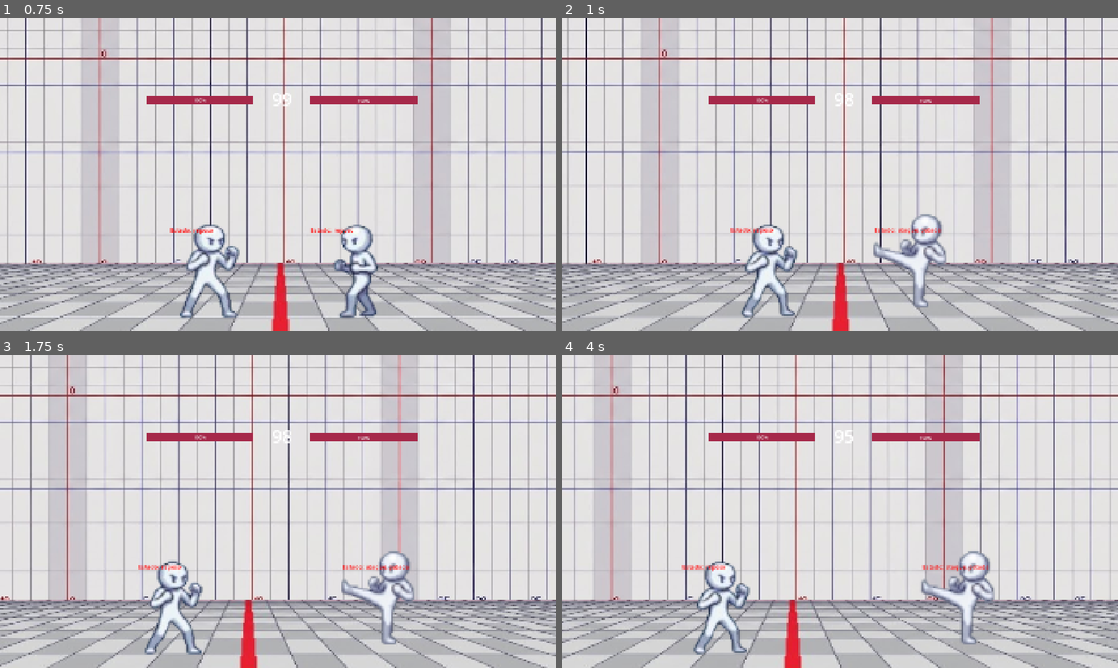
Above: before the commit, frames 1-4 (two rows, left to right).
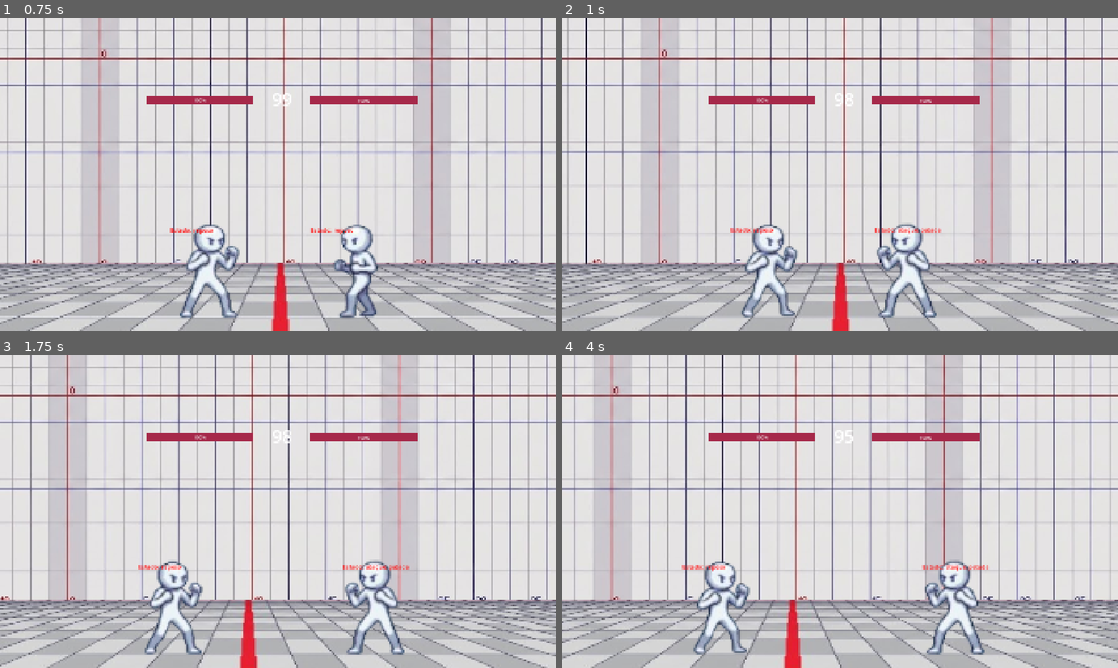
Above: after the commit, the same moments.

Repository: Sergio-Rojas27/GNDU
Game: Godot game, scene res://escenario_(prueba).tscn
Same seed, same stepped clock (60 frames per second), same inputs: the game is played once before the commit and once after it.
Inputs:
- Up to frame 1 (0.75 s): tap Enter (ui_accept) at 0.5 s; hold Right (ui_right) from 0.53 s (still down)
- Up to frame 2 (1 s): keep holding Right (ui_right); tap Enter (ui_accept) at 0.77 s
- Up to frame 3 (1.75 s): keep holding Right (ui_right); tap Enter (ui_accept) at 1.52 s
- Up to frame 4 (4 s): release Right (ui_right) at 2.03 s; hold Left (ui_left) 2.03-2.78 s; hold Right (ui_right) from 2.78 s (still down); tap Enter (ui_accept) at 3.02, 3.77 s

Frame 1 is identical in both runs. In frame 2, 1.8% of the frame differs, in the area x 56-70%, y 62-96%; in frame 3, 1.9%; in frame 4, 1.9%, in the area x 64-78%, y 62-96%.

Commit message:
Asignación de hitboxes por ataques y logica de alcance

Diff:
--- a/nucleo3_combate/escenario_(prueba).tscn
+++ b/nucleo3_combate/escenario_(prueba).tscn
@@ -117,6 +117,7 @@
 
 [node name="Jugador2" parent="." unique_id=1991135801 node_paths=PackedStringArray("rival") instance=ExtResource("1_n823b")]
 position = Vector2(1119, 915)
+player_id = 2
 rival = NodePath("../Jugador")
 accion_izquierda = &"p2_izquierda"
 accion_derecha = &"p2_derecha"
--- a/nucleo3_combate/jugador(porsia).gd
+++ b/nucleo3_combate/jugador(porsia).gd
@@ -21,9 +21,20 @@
 @export var accion_agarre: StringName = "ui_page_down"
 
 @onready var sprite: AnimatedSprite2D = $AnimatedSprite2D
-@onready var hurtbox: Area2D = $Hurtbox
-@onready var hitbox: Area2D = $Hitbox
-@onready var hitbox_collision: CollisionShape2D = $Hitbox/HitboxArea
+
+# Hurtboxes segmentadas (Estandar y Baja)
+@onready var hurtbox_estandar: Area2D = $"Hurtbox-Estandar"
+@onready var hurtbox_estandar_collision: CollisionShape2D = $"Hurtbox-Estandar/HurtboxArea"
+@onready var hurtbox_baja: Area2D = $"Hurtbox-Baja"
+@onready var hurtbox_baja_collision: CollisionShape2D = $"Hurtbox-Baja/HurtboxArea-Baja"
+
+# Hitboxes segmentadas (Alta, Media y Baja)
+@onready var hitbox_alta: Area2D = $"Hitbox-Alta"
+@onready var hitbox_alta_collision: CollisionShape2D = $"Hitbox-Alta/HitboxArea"
+@onready var hitbox_media: Area2D = $"Hitbox-Media"
+@onready var hitbox_media_collision: CollisionShape2D = $"Hitbox-Media/HitboxArea"
+@onready var hitbox_baja: Area2D = $"Hitbox-Baja"
+@onready var hitbox_baja_collision: CollisionShape2D = $"Hitbox-Baja/HitboxArea"
 
 var estado_actual: String = "reposo"
 var current_hp: int = 100
@@ -40,8 +51,13 @@
 
 func _ready() -> void:
 	current_hp = max_hp
-	if hitbox_collision: hitbox_collision.disabled = true
-	if hitbox: hitbox.area_entered.connect(_on_hitbox_area_entered)
+	desactivar_todas_hitboxes()
+	_actualizar_hurtbox()
+
+	if hitbox_alta: hitbox_alta.area_entered.connect(_on_hitbox_area_entered)
+	if hitbox_media: hitbox_media.area_entered.connect(_on_hitbox_area_entered)
+	if hitbox_baja: hitbox_baja.area_entered.connect(_on_hitbox_area_entered)
+
 	if sprite:
 		sprite.frame_changed.connect(_on_sprite_frame_changed)
 		sprite.animation_finished.connect(_on_sprite_animation_finished)
@@ -50,6 +66,28 @@
 	add_child(depurador_label)
 	depurador_label.position = Vector2(-100, -120)
 	depurador_label.add_theme_color_override("font_color", Color(1, 0, 0))
+
+func desactivar_todas_hitboxes() -> void:
+	if hitbox_alta_collision: hitbox_alta_collision.disabled = true
+	if hitbox_media_collision: hitbox_media_collision.disabled = true
+	if hitbox_baja_collision: hitbox_baja_collision.disabled = true
+
+func activar_hitbox(altura: String) -> void:
+	desactivar_todas_hitboxes()
+	match altura:
+		"ALTO":
+			if hitbox_alta_collision: hitbox_alta_collision.disabled = false
+		"MEDIO":
+			if hitbox_media_collision: hitbox_media_collision.disabled = false
+		"BAJO":
+			if hitbox_baja_collision: hitbox_baja_collision.disabled = false
+
+func _actualizar_hurtbox() -> void:
+	var esta_agachado = estado_actual in ["agachado", "bloqueo_bajo", "ataque_punio_abajo", "ataque_patada_abajo"]
+	if hurtbox_estandar_collision:
+		hurtbox_estandar_collision.disabled = esta_agachado
+	if hurtbox_baja_collision:
+		hurtbox_baja_collision.disabled = not esta_agachado
 
 func _simular_entrada_nucleo2() -> void:
 	input_nucleo2["move_x"] = Input.get_axis(accion_izquierda, accion_derecha)
@@ -67,36 +105,25 @@
 
 func _physics_process(delta: float) -> void:
 	_simular_entrada_nucleo2()
+	_actualizar_hurtbox()
 
 	if depurador_label:
 		depurador_label.text = "Estado: " + estado_actual
 
-# 1. Mirada Fija al Rival (Independiente y robusta)
+	# 1. Mirada Fija al Rival (Independiente y robusta)
 	var mirando_derecha: bool = true
 
 	if rival:
-		# Si soy el P1, miro a la derecha si mi X es menor que la del rival.
-		# Si soy el P2, la lógica se invierte de manera natural.
-		if player_id == 1:
-			mirando_derecha = global_position.x < rival.global_position.x
-		else:
-			mirando_derecha = global_position.x < rival.global_position.x
+		mirando_derecha = global_position.x < rival.global_position.x
 	else:
 		mirando_derecha = (player_id == 1)
 
 	if estado_actual not in ["dano", "derrota", "agarrado", "lanzado"]:
-		# Si es Jugador 1: flip_h es false cuando mira a la derecha (sprite original).
-		# Si es Jugador 2: si los sprites nativos miran por defecto a la derecha,
-		# debemos invertir el comportamiento para que se careen correctamente.
-		if player_id == 1:
-			sprite.flip_h = not mirando_derecha
-			if hitbox:
-				hitbox.scale.x = 1 if mirando_derecha else -1
-		else:
-			# Para el Jugador 2 invertimos la lógica del sprite para que apunte al P1
-			sprite.flip_h = mirando_derecha
-			if hitbox:
-				hitbox.scale.x = -1 if mirando_derecha else 1
+		sprite.flip_h = not mirando_derecha
+		var dir_x = 1.0 if mirando_derecha else -1.0
+		if hitbox_alta: hitbox_alta.scale.x = dir_x
+		if hitbox_media: hitbox_media.scale.x = dir_x
+		if hitbox_baja: hitbox_baja.scale.x = dir_x
 	# 2. ESTADOS RESTRICTIVOS
 	if estado_actual == "agarrado":
 		return
@@ -188,14 +215,16 @@
 	if is_on_floor():
 		if estado_actual.begins_with("salto_") or estado_actual.begins_with("ataque_aire_"):
 			estado_actual = "reposo"
-			if hitbox_collision: hitbox_collision.disabled = true
+			desactivar_todas_hitboxes()
 
 		if input_nucleo2["grab"]:
 			velocity.x = 0
 			estado_actual = "intentar_agarre"
 			actualizar_animacion("Agarre")
+			desactivar_todas_hitboxes()
 		elif input_nucleo2["block"]:
 			velocity.x = 0
+			desactivar_todas_hitboxes()
 			if input_nucleo2["move_y"] == -1:
 				estado_actual = "bloqueo_bajo"
 				actualizar_animacion("Bloqueo_Bajo")
@@ -207,29 +236,37 @@
 			if input_nucleo2["punch"]:
 				estado_actual = "ataque_punio_abajo"
 				actualizar_animacion("Punio_Abajo")
+				desactivar_todas_hitboxes()
 			elif input_nucleo2["kick"]:
 				estado_actual = "ataque_patada_abajo"
 				actualizar_animacion("Patada_Abajo")
+				activar_hitbox("BAJO")
 			else:
 				estado_actual = "agachado"
 				actualizar_animacion("Agachado")
+				desactivar_todas_hitboxes()
 		elif input_nucleo2["punch"]:
 			velocity.x = 0
 			if input_nucleo2["move_y"] == 1:
 				estado_actual = "ataque_punio_arriba"
 				actualizar_animacion("Punio_Arriba")
+				desactivar_todas_hitboxes()
 			else:
 				estado_actual = "ataque_golpe"
 				actualizar_animacion("Golpear")
+				desactivar_todas_hitboxes()
 		elif input_nucleo2["kick"]:
 			velocity.x = 0
 			if input_nucleo2["move_y"] == 1:
 				estado_actual = "ataque_patada_arriba"
 				actualizar_animacion("Patada_Arriba")
+				desactivar_todas_hitboxes()
 			else:
 				estado_actual = "ataque_patada"
 				actualizar_animacion("Patada")
+				activar_hitbox("MEDIO")
 		elif input_nucleo2["salto"]:
+			desactivar_todas_hitboxes()
 			velocity.y = JUMP_VELOCITY
 			var direction = input_nucleo2["move_x"]
 			if direction == 0:
@@ -252,6 +289,7 @@
 			if direction != 0:
 				velocity.x = direction * SPEED
 				estado_actual = "caminar"
+				desactivar_todas_hitboxes()
 
 				var moviendo_hacia_rival = false
 				if rival:
@@ -266,6 +304,7 @@
 				velocity.x = move_toward(velocity.x, 0, SPEED)
 				estado_actual = "reposo"
 				actualizar_animacion("Reposo")
+				desactivar_todas_hitboxes()
 	else:
 		# LÓGICA EN EL AIRE
 		velocity += get_gravity() * delta
@@ -273,9 +312,11 @@
 			if input_nucleo2["punch"]:
 				estado_actual = "ataque_aire_punio"
 				actualizar_animacion("Punio_Aire")
+				activar_hitbox("MEDIO")
 			elif input_nucleo2["kick"]:
 				estado_actual = "ataque_aire_patada"
 				actualizar_animacion("Patada_Aire")
+				desactivar_todas_hitboxes()
 
 	# PUSHBOX INTELIGENTE (Anti-Caminar en la cabeza)
 	if rival:
@@ -305,34 +346,35 @@
 
 # --- ANIMACIONES Y FOTOGRAMAS ---
 func actualizar_animacion(nombre_anim: String) -> void:
-	if sprite and sprite.animation != nombre_anim:
-		sprite.play(nombre_anim)
+	if sprite:
+		if sprite.animation != nombre_anim or not sprite.is_playing():
+			sprite.play(nombre_anim)
 
 func _on_sprite_frame_changed() -> void:
-	if hitbox_collision:
-		# Activar hitbox solo en el frame 1 (cambia el 1 si el impacto en tu dibujo es en otro fotograma)
-		if estado_actual == "ataque_golpe" and sprite.animation == "Golpear":
-			hitbox_collision.disabled = (sprite.frame != 1)
-		elif estado_actual == "ataque_patada" and sprite.animation == "Patada":
-			hitbox_collision.disabled = (sprite.frame != 1)
-		elif estado_actual == "ataque_punio_arriba" and sprite.animation == "Punio_Arriba":
-			hitbox_collision.disabled = (sprite.frame != 1)
-		elif estado_actual == "ataque_punio_abajo" and sprite.animation == "Punio_Abajo":
-			hitbox_collision.disabled = (sprite.frame != 1)
-		elif estado_actual == "ataque_patada_abajo" and sprite.animation == "Patada_Abajo":
-			hitbox_collision.disabled = (sprite.frame != 1)
-		elif estado_actual == "ataque_patada_arriba" and sprite.animation == "Patada_Arriba":
-			hitbox_collision.disabled = (sprite.frame != 1)
-		elif estado_actual == "ataque_aire_punio" and sprite.animation == "Punio_Aire":
-			hitbox_collision.disabled = (sprite.frame != 1)
-		elif estado_actual == "ataque_aire_patada" and sprite.animation == "Patada_Aire":
-			hitbox_collision.disabled = (sprite.frame != 1)
-		elif estado_actual == "intentar_agarre" and sprite.animation == "Agarre":
-			hitbox_collision.disabled = (sprite.frame != 1)
+	if not sprite:
+		return
+
+	# Para ataques de múltiples frames, activar la hitbox correspondiente en frame 1
+	if sprite.frame == 1:
+		match estado_actual:
+			"ataque_golpe":
+				activar_hitbox("MEDIO")
+			"ataque_punio_arriba", "ataque_patada_arriba":
+				activar_hitbox("ALTO")
+			"ataque_punio_abajo":
+				activar_hitbox("BAJO")
+			"ataque_aire_patada":
+				activar_hitbox("MEDIO")
+			"intentar_agarre":
+				activar_hitbox("MEDIO")
+	else:
+		# En fotogramas de recuperación o viento, apagar hitboxes
+		if estado_actual.begins_with("ataque_") or estado_actual == "intentar_agarre":
+			desactivar_todas_hitboxes()
 
 func _on_sprite_animation_finished() -> void:
 	if estado_actual.begins_with("ataque_") or estado_actual == "intentar_agarre":
-		if hitbox_collision: hitbox_collision.disabled = true
+		desactivar_todas_hitboxes()
 
 		if not is_on_floor():
 			if velocity.x == 0:
@@ -349,11 +391,13 @@
 					actualizar_animacion("Salto_Atras")
 		else:
 			estado_actual = "agachado" if input_nucleo2["move_y"] == -1 else "reposo"
+			actualizar_animacion("Agachado" if input_nucleo2["move_y"] == -1 else "Reposo")
 
 
 # --- DETECCIÓN DE IMPACTO Y COMBATE ---
 func _on_hitbox_area_entered(area_rival: Area2D) -> void:
-	if area_rival.name == "Hurtbox" and area_rival.get_parent() != self:
+	var es_hurtbox = area_rival.name in ["Hurtbox-Estandar", "Hurtbox-Baja", "Hurtbox"]
+	if es_hurtbox and area_rival.get_parent() != self:
 		var rival_atacado = area_rival.get_parent()
 		if rival_atacado.has_method("recibir_ataque"):
 			var direccion_empuje = 1 if global_position.x < rival_atacado.global_position.x else -1
@@ -366,21 +410,26 @@
 			elif estado_actual in ["ataque_aire_punio", "ataque_aire_patada", "ataque_patada_arriba", "ataque_punio_arriba"]:
 				altura_ataque = "ALTO"
 
+			desactivar_todas_hitboxes()
+
 			if es_agarre and rival_atacado.estado_actual != "agarrado":
 				estado_actual = "agarrando"
 				rival_agarrado = rival_atacado
 				tiempo_agarre = 0.0
-				if hitbox_collision: hitbox_collision.disabled = true
 
 			rival_atacado.recibir_ataque(fuerza_golpe, direccion_empuje, player_id, altura_ataque, es_agarre)
 
 func recibir_ataque(cantidad: int, direccion_empuje: int, atacante_id: int, altura: String, es_agarre: bool) -> void:
+	if estado_actual in ["derrota", "lanzado"]:
+		return
+
 	if es_agarre:
-		if not is_on_floor(): return
+		if not is_on_floor() or estado_actual == "agarrado": return
 		estado_actual = "agarrado"
 		velocity = Vector2.ZERO
 		collision_layer = 0
 		collision_mask = 0
+		desactivar_todas_hitboxes()
 		actualizar_animacion("Agarrado")
 		return
 
@@ -390,8 +439,7 @@
 	elif estado_actual == "bloqueo_bajo" and altura != "ALTO":
 		fue_bloqueado = true
 
-	if hitbox_collision:
-		hitbox_collision.disabled = true
+	desactivar_todas_hitboxes()
 
 	if fue_bloqueado:
 		velocity.x = direccion_empuje * 50.0
@@ -410,7 +458,8 @@
 		else:
 			await get_tree().create_timer(0.3).timeout
 			if estado_actual == "dano":
-				estado_actual = "reposo"
+				estado_actual = "agachado" if input_nucleo2["move_y"] == -1 else "reposo"
+				actualizar_animacion("Agachado" if input_nucleo2["move_y"] == -1 else "Reposo")
 
 func ser_lanzado(fuerza_vector: Vector2) -> void:
 	estado_actual = "lanzado"
@@ -419,6 +468,7 @@
 
 	collision_layer = 1
 	collision_mask = 1
+	desactivar_todas_hitboxes()
 
 	imprimir_evento_combate("HIT", rival.player_id if rival else 0, player_id, 10)
 	actualizar_animacion("Tumbar")
@@ -433,6 +483,7 @@
 
 	collision_layer = 1
 	collision_mask = 1
+	desactivar_todas_hitboxes()
 
 	velocity.x = (1 if sprite.flip_h else -1) * 200.0
 
--- a/nucleo3_combate/jugador(porsia).tscn
+++ b/nucleo3_combate/jugador(porsia).tscn
@@ -522,7 +522,6 @@
 debug_color = Color(0.9843137, 0, 0.33333334, 0.101960786)
 
 [node name="Hitbox-Alta" type="Area2D" parent="." unique_id=1655027874]
-position = Vector2(-1, 0)
 
 [node name="HitboxArea" type="CollisionShape2D" parent="Hitbox-Alta" unique_id=4613849]
 position = Vector2(109, -112)
@@ -530,7 +529,6 @@
 debug_color = Color(0, 0.5596874, 0.8895528, 0.41960785)
 
 [node name="Hitbox-Media" type="Area2D" parent="." unique_id=1512885188]
-position = Vector2(-2, 0)
 
 [node name="HitboxArea" type="CollisionShape2D" parent="Hitbox-Media" unique_id=558772888]
 position = Vector2(144.25, -59.5)
@@ -538,7 +536,6 @@
 debug_color = Color(0, 0.5596874, 0.8895528, 0.41960785)
 
 [node name="Hitbox-Baja" type="Area2D" parent="." unique_id=1859240033]
-position = Vector2(-4, 0)
 
 [node name="HitboxArea" type="CollisionShape2D" parent="Hitbox-Baja" unique_id=503595862]
 position = Vector2(103.5, 93)
